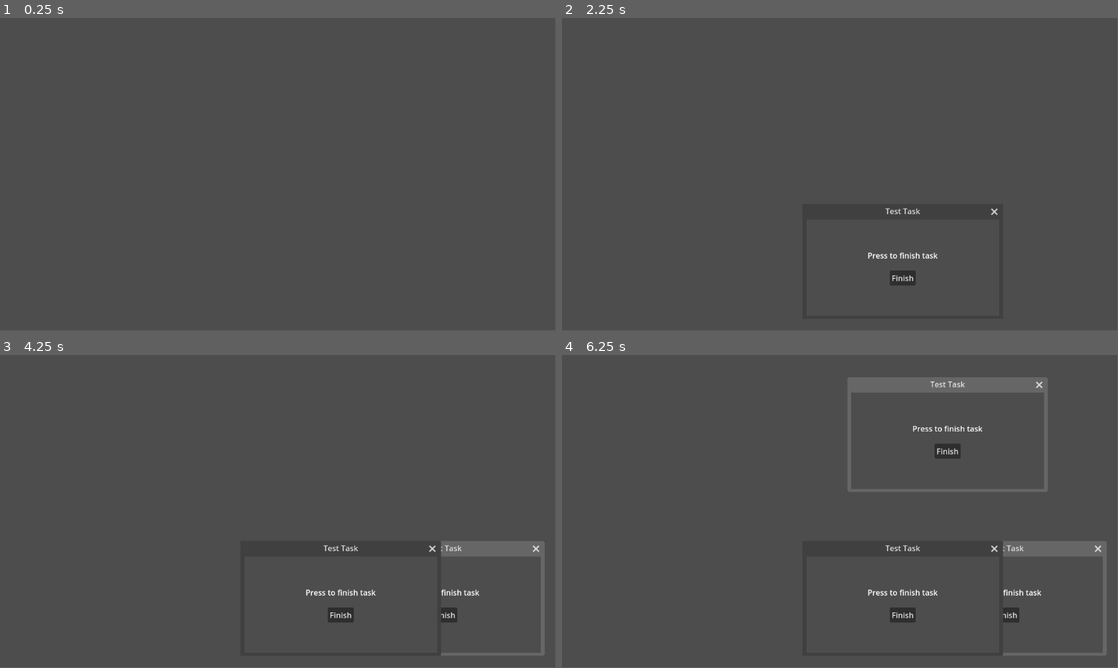
Above: before the commit, frames 1-4 (two rows, left to right).
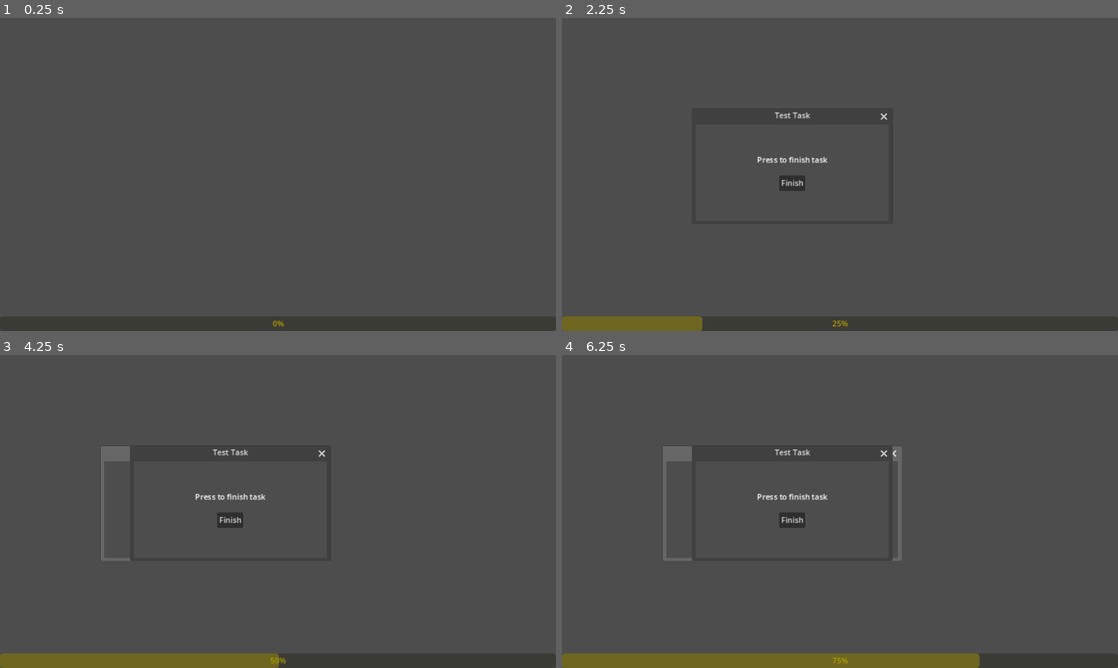
Above: after the commit, the same moments.

Repository: Sheyrin17/lejeudesfenetres
Game: Godot game, scene res://Scene/game.tscn
Same seed, same stepped clock (60 frames per second), same inputs: the game is played once before the commit and once after it.
Inputs:
- Up to frame 1 (0.25 s): no input
- Up to frame 2 (2.25 s): tap Enter (Enter) at 0.5, 1.55, 2, 2.1 s; hold Q (A) 0.53-1.28 s; tap Alt (Alt) at 0.8, 1.35 s; tap Space at 1.25 s; hold Q (A) from 2.03 s (still down)
- Up to frame 3 (4.25 s): tap Enter (Enter) at 2.75, 3.5, 3.8 s; release Q (A) at 2.78 s; tap Q (A) at 2.85 s; tap Alt (Alt) at 3.05 s; hold Alt (Alt) from 3.53 s (still down)
- Up to frame 4 (6.25 s): tap Enter (Enter) at 4.25, 4.35, 6.05 s; release Alt (Alt) at 4.28 s; tap Q (A) at 4.55 s; hold Q (A) 5.03-5.78 s; tap Alt (Alt) at 5.3, 5.85 s
In our replay, the window is 799x449 before the commit and 800x450 after it. These sizes can differ from the game's own. Grey fills any space a smaller window leaves; there, only what the larger window draws over its background counts as a difference.

The runs differ from the first frame. In frame 1, less than 0.1% of the frame differs, in the area x 49-52%, y 96-99%; in frame 2, 2.0%; in frame 3, 5.0%; in frame 4, 9.1%, in the area x 0-100%, y 0-100%.

Commit message:
Ram + GameOver
Ram + GameOver

Ajout d'une barre de ram situé en bas de l'écran, à l'emplacement d'une possible bar de tâche. Se met à jour à chaque apparition de fenêtre ou à chaque tâche terminée. Quand la bar arrive à 100, fin de la partie.

Au GameOver, affichage d'un texte et de deux boutons :
- Restart : qui permet de relancer la partie. (Recharge la scène)
- Quit : qui permet de quitter le jeu.

Diff:
--- a/Scene/game.tscn
+++ b/Scene/game.tscn
@@ -1,6 +1,7 @@
-[gd_scene load_steps=2 format=3 uid="uid://bdengmo58dr5p"]
+[gd_scene load_steps=3 format=3 uid="uid://bdengmo58dr5p"]
 
 [ext_resource type="Script" path="res://Script/game.gd" id="1_g0t02"]
+[ext_resource type="Texture2D" uid="uid://bqy2bnov2jb3f" path="res://Img/fondnoir.jpg" id="2_7g6fw"]
 
 [node name="Game" type="Node2D"]
 script = ExtResource("1_g0t02")
@@ -28,6 +29,17 @@
 
 [node name="HUD" type="CanvasLayer" parent="."]
 
+[node name="FondNoir" type="TextureRect" parent="HUD"]
+visible = false
+self_modulate = Color(1, 1, 1, 0.494118)
+anchors_preset = 15
+anchor_right = 1.0
+anchor_bottom = 1.0
+grow_horizontal = 2
+grow_vertical = 2
+texture = ExtResource("2_7g6fw")
+expand_mode = 5
+
 [node name="HBoxAltTab" type="HBoxContainer" parent="HUD"]
 visible = false
 anchors_preset = 15
@@ -38,4 +50,52 @@
 focus_mode = 2
 alignment = 1
 
+[node name="HBoxTaskBar" type="HBoxContainer" parent="HUD"]
+anchors_preset = 12
+anchor_top = 1.0
+anchor_right = 1.0
+anchor_bottom = 1.0
+grow_horizontal = 2
+grow_vertical = 0
+
+[node name="RamBar" type="ProgressBar" parent="HUD/HBoxTaskBar"]
+modulate = Color(0.729412, 0.658824, 0, 1)
+custom_minimum_size = Vector2(0, 30)
+layout_mode = 2
+size_flags_horizontal = 3
+step = 1.0
+value = 50.0
+rounded = true
+
+[node name="VBoxGameOver" type="VBoxContainer" parent="HUD"]
+visible = false
+anchors_preset = 15
+anchor_right = 1.0
+anchor_bottom = 1.0
+grow_horizontal = 2
+grow_vertical = 2
+theme_override_constants/separation = 20
+alignment = 1
+
+[node name="LabelGameOver" type="Label" parent="HUD/VBoxGameOver"]
+layout_mode = 2
+text = "Game Over"
+horizontal_alignment = 1
+vertical_alignment = 1
+uppercase = true
+
+[node name="ButtonRestart" type="Button" parent="HUD/VBoxGameOver"]
+layout_mode = 2
+size_flags_horizontal = 4
+size_flags_vertical = 5
+text = "Restart"
+
+[node name="ButtonQuit" type="Button" parent="HUD/VBoxGameOver"]
+layout_mode = 2
+size_flags_horizontal = 4
+size_flags_vertical = 5
+text = "Quit"
+
 [connection signal="timeout" from="TimerLoadTask" to="." method="_on_timer_load_task_timeout"]
+[connection signal="pressed" from="HUD/VBoxGameOver/ButtonRestart" to="." method="_on_button_restart_pressed"]
+[connection signal="pressed" from="HUD/VBoxGameOver/ButtonQuit" to="." method="_on_button_quit_pressed"]
--- a/Script/game.gd
+++ b/Script/game.gd
@@ -4,25 +4,36 @@
 @onready var preload_window_task = preload("res://Scene/windowtask.tscn")
 @onready var preload_alttabbutton = preload("res://Scene/alt_tab_button.tscn")
 
+@onready var FondNoir = $HUD/FondNoir
+
 @onready var HBoxAltTab = $HUD/HBoxAltTab
 
+@onready var RamBar = $HUD/HBoxTaskBar/RamBar
+
+@onready var VBoxGameOver = $HUD/VBoxGameOver
+
 @onready var SubWindowsTask = $CanvasSubWindows/SubWindowsContainer/SubWindowsTask
 
+@onready var TimerLoadTask = $TimerLoadTask
+
 #Les variables exportées sont visibles dans l'inspecteur de l'objet.
 
-#Sert à placer la prochaine fenêtre de tâche à côté de la dernière crée. Ce qui permet de la voir malgré qu'elle soit en dessous des autres fenêtres.
-@export var offset_windows_when_create = Vector2(30,30)
+#Sert à placer la prochaine fenêtre de tâche à côté de la dernière crée. Ce qui permet de la voir malgré qu'elle soit en dessous des autres fenêtres. En "y", sera ajouté la taille de la bar de tâche (ram).
+@export var offset_windows_when_create = Vector2(30,0)
+
+@export var ram_initialize_to = 0
 
 #Tableau dont les éléments sont toutes les fenêtres de tâches existantes. L'ordre des éléments corresponds à l'ordre de focus des fenêtres.
 var tab_window_exist = []
-
+#Tableau dont les éléments sont tous les boutons du menu Alt+Tab like. Chque bouton est associé avec une fenêtre. C'est un tableau qui est mise à jour en même temps que celui des fenêtre et qui suit les mêmes règles pour l'ordre de focus.
 var tab_button_alttab = []
 
 #Booléen qui permet d'autoriser les fenêtres à prendre le focus ou non.
 var can_change_focus = true
-
 #Booléen qui permet d'autoriser l'ouverture du menu Alt+Tab like.
 var can_alttab = true
+#Booléen qui vérifie si la partie est fini.
+var is_gameover = false
 
 #Variable qui va permettre de générer des nombres aléatoire.
 var rng_number = RandomNumberGenerator.new()
@@ -30,8 +41,12 @@
 
 #Fonction qui est appelée à l'initialisation de l'objet, ici la scène "Game".
 func _ready():
+	offset_windows_when_create.y += RamBar.size.y
+
 	SubWindowsTask.gui_embed_subwindows = true;
 	SubWindowsTask.size = DisplayServer.window_get_size()
+
+	RamBar.value = ram_initialize_to
 
 
 #Fonction appelé à tout les tick physiques du jeu (par défaut 60 fois par seconde). "delta" est le temps entre chaque tick.
@@ -39,6 +54,7 @@
 	if Input.is_action_pressed("A") and Input.is_action_pressed("Alt") and can_alttab:
 		if !HBoxAltTab.visible:
 			HBoxAltTab.visible = true
+			FondNoir.visible = true
 			if tab_button_alttab != []:
 				tab_button_alttab[0].grab_focus()
 			can_alttab = false
@@ -48,6 +64,8 @@
 					#HBoxAltTab.add_child(i.instantiate())
 
 	if Input.is_action_just_released("Alt") or Input.is_action_just_pressed("Enter"):
+		if is_gameover:
+			return
 		StopAltTab()
 		can_alttab = true
 
@@ -110,6 +128,8 @@
 
 #Fonction qui permet d'effacer la fenêtre "wdw" de "tab_window_exist".
 func ThisWindowDelete(wdw):
+	RamBar.value -= wdw.his_task_ram_charge
+
 	for i in tab_button_alttab:
 		if i.ref_window == wdw:
 			tab_button_alttab.erase(i)
@@ -170,6 +190,11 @@
 	button_alttab.connect("stop_alttab", StopAltTab)
 	UpdateFocusOrderAltTab()
 
+	RamBar.value += tmp_window.his_task_ram_charge
+	if RamBar.value >= RamBar.max_value:
+		GameOver()
+
+	tmp_window.offset_rambar_y = RamBar.size.y
 	tab_window_exist[0].grab_focus()
 
 	can_change_focus = true
@@ -182,3 +207,23 @@
 		if i.has_focus():
 			i.ref_window.grab_focus()
 	HBoxAltTab.visible = false
+	FondNoir.visible = false
+
+
+#Fonction qui gère la fin de la partie. Affiche divers éléments sur le HUD.
+func GameOver():
+	is_gameover = true
+	TimerLoadTask.stop()
+	StopAltTab()
+	VBoxGameOver.visible = true
+	FondNoir.visible = true
+
+
+#Fonction appelée quand le bouton "Restart" est pressé. Permet de rechargé la scène "Game".
+func _on_button_restart_pressed():
+	get_tree().reload_current_scene()
+
+
+#Fonction appelée quand le bouton "Quit" est pressé. Permet de quitter l'application.
+func _on_button_quit_pressed():
+	get_tree().quit()
--- a/Script/testtask.gd
+++ b/Script/testtask.gd
@@ -2,8 +2,10 @@
 #Préchargement de certains fichier (sprite, scene, script, etc...).
 
 #Les variables exportées sont visibles dans l'inspecteur de l'objet.
+#Nom de la tâche, qui sera le titre de sa fenêtre de tâche.
 @export var name_task = "Test Task"
-
+#Valeur à ajouter à la ram lors de la création de la tâche.
+@export var ram_charge = 25
 
 #Fonction appelée quand le bouton "Finish" est cliquée (résolution de la tâche). Demande à son parent "WindowTask" de s'effacer.
 func _on_finish_pressed():
--- a/Script/windowtask.gd
+++ b/Script/windowtask.gd
@@ -10,12 +10,18 @@
 #Référence à son bouton dans le menu Alt+Tab like.
 var ref_buttonalttab = null
 
+#Variable qui va recevoir la valeur de la charge de la tâche. Valeur à ajouter à la Ram.
+var his_task_ram_charge = 0
+#Variable qui va recevoir la taille (en y) de la barre de tâche (ram). Utile pour interdire la fenêtre d'aller en dessous.
+var offset_rambar_y = 0
+
 
 #Fonction appelée à l'initialisation de l'objet. La fenêtre charge alors une tâche.
 func _ready():
 	var tmp_task = preload_test_task.instantiate()
 	add_child(tmp_task)
 	title = tmp_task.name_task
+	his_task_ram_charge = tmp_task.ram_charge
 
 #Fonction appelé à tout les tick physiques du jeu (par défaut 60 fois par seconde). "delta" est le temps entre chaque tick.
 func _physics_process(delta):
@@ -28,8 +34,8 @@
 	elif position.x < 0:
 		position.x = 0
 
-	if position.y + size.y > gamewindow_size.y:
-		position.y = gamewindow_size.y - size.y
+	if position.y + size.y + offset_rambar_y > gamewindow_size.y:
+		position.y = gamewindow_size.y - size.y - offset_rambar_y
 	elif position.y < 0:
 		position.y = 0
 
--- a/project.godot
+++ b/project.godot
@@ -18,6 +18,8 @@
 [display]
 
 window/size/resizable=false
+window/stretch/mode="canvas_items"
+window/stretch/aspect="expand"
 
 [input]
 
Binary file added: Img/fondnoir.jpg
Not shown, added: Img/fondnoir.jpg.import
